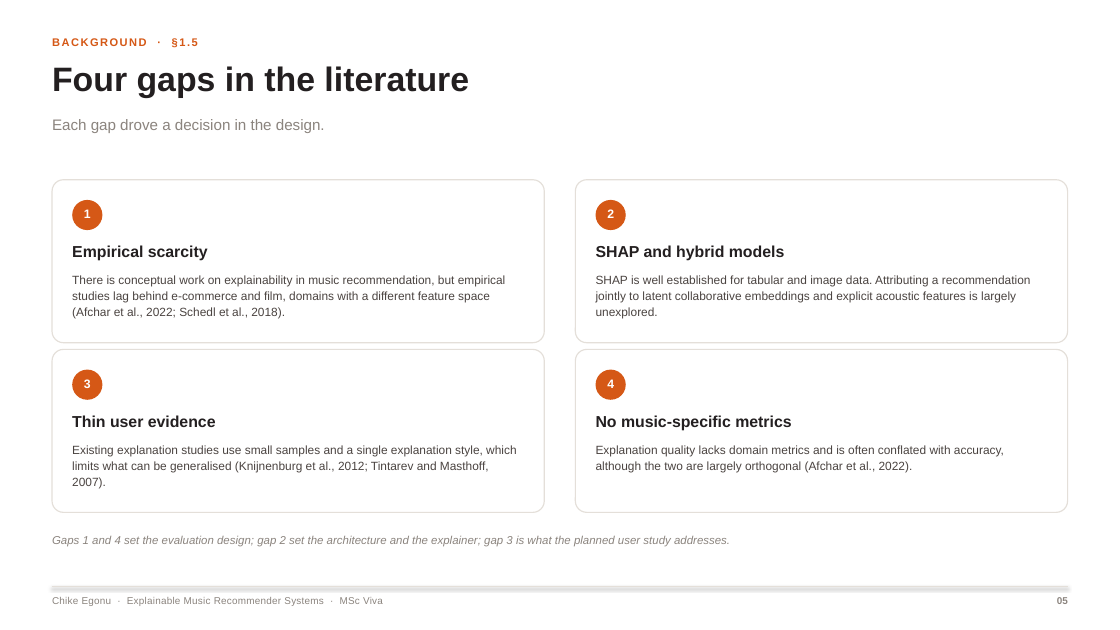
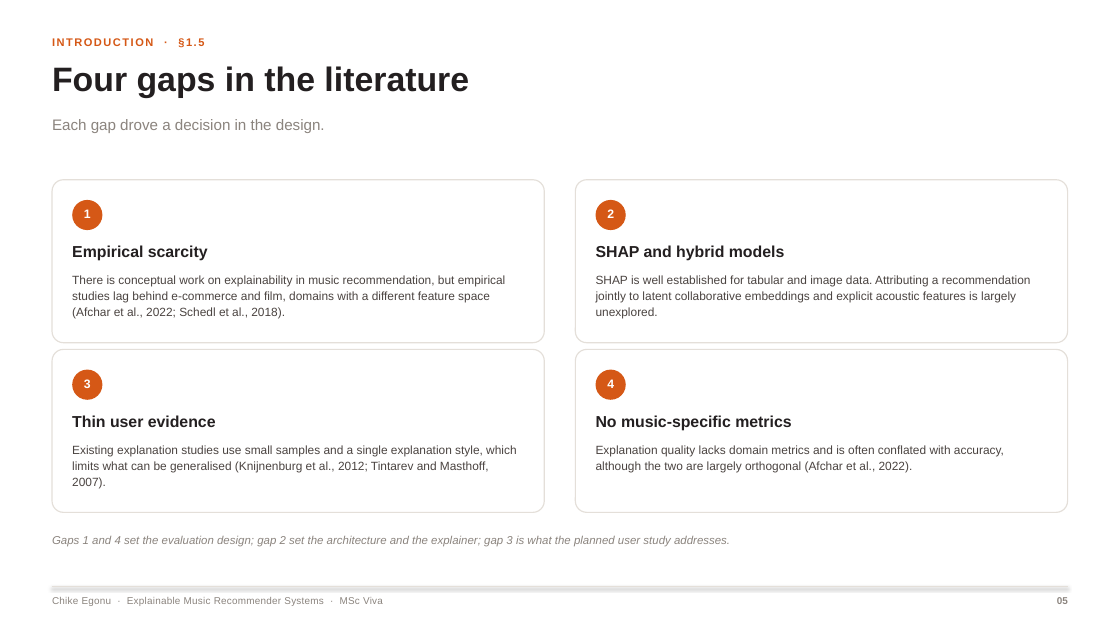
Before and after one commit to Mr-Chi35/viva2, a slide deck: slide 5 of CHIKE EGONU 202537244 viva 10 Nov.PPT 1.pptx. Drawn at 1120x630 pixels with LibreOffice and Linux fonts; fonts in the diff are those of the drawing. Boxes give left, top, right and bottom in pixels: in the first picture for what was removed or moved away, otherwise in the second. Text is boxed around its words. In the diff, an @@ line names an element or a change of style, - is before the commit and + after.

```diff
--- a/CHIKE EGONU 202537244 viva 10 Nov.PPT 1.pptx
+++ b/CHIKE EGONU 202537244 viva 10 Nov.PPT 1.pptx
@@ text at <box>52,38,204,48</box>: text changed @@
-BACKGROUND · §1.5
+INTRODUCTION · §1.5
```
Also in this commit, not shown: 14 other slides changed, 2 slides added.
